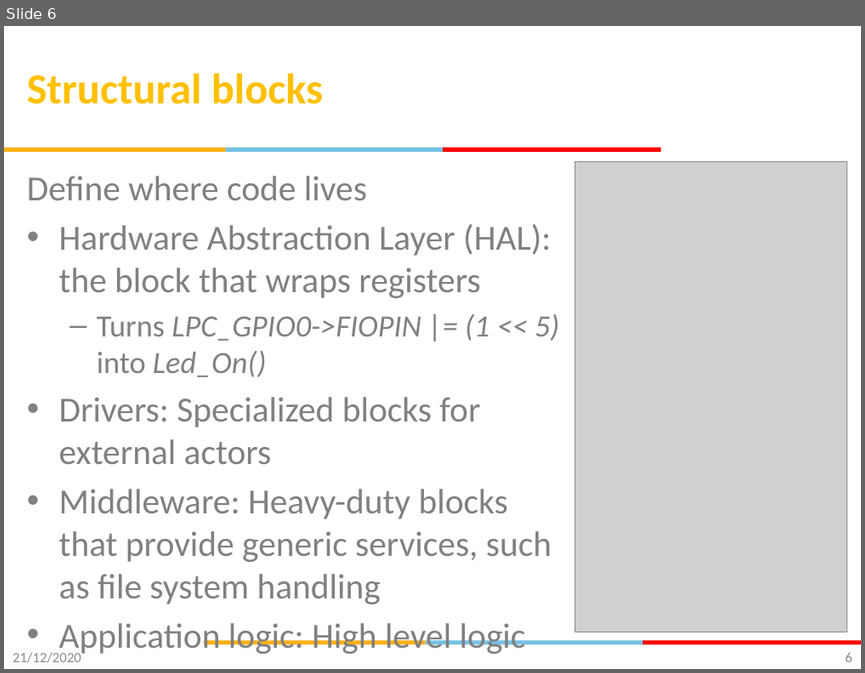
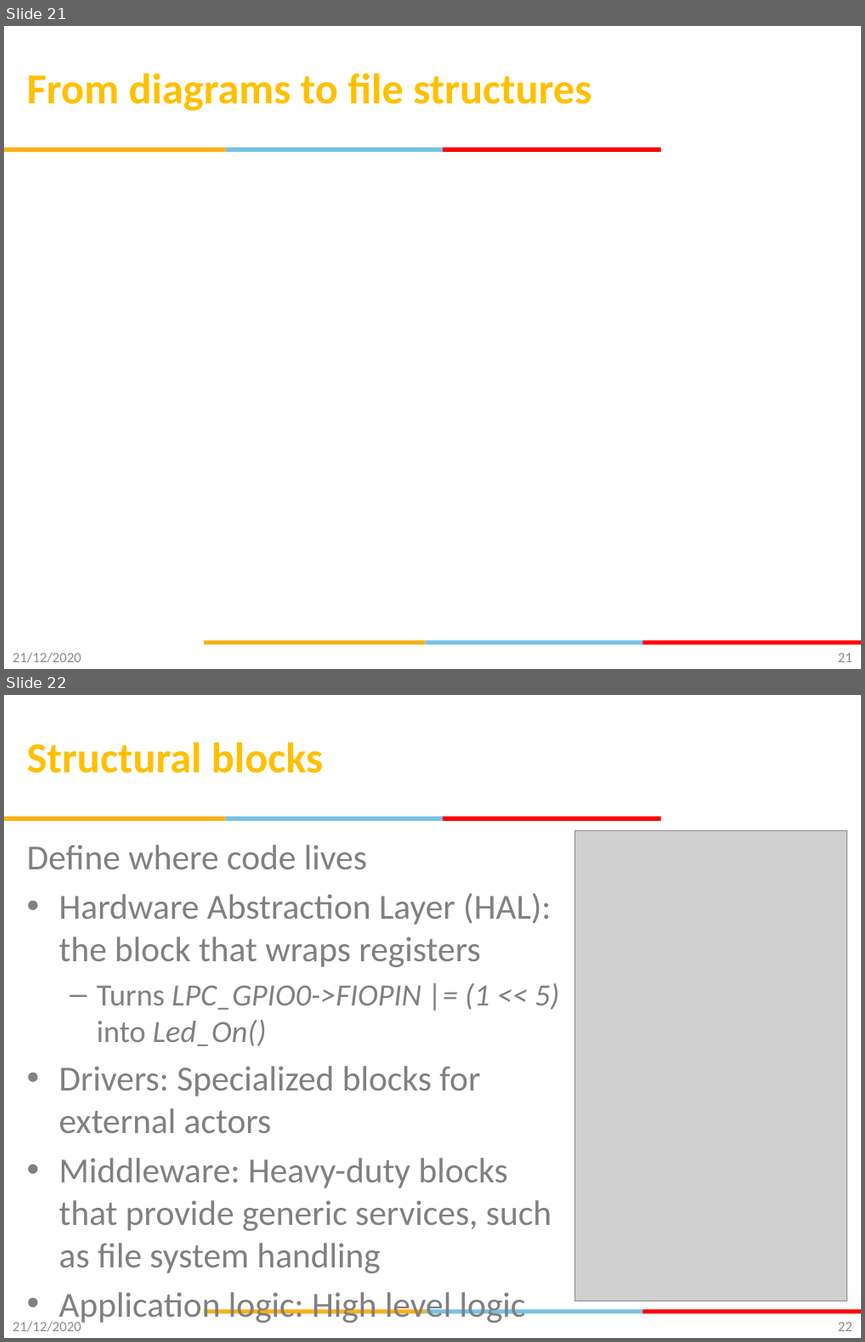
Before and after one commit to gsaurabhr-teaching/csg523-material, a slide deck: Lec-13-16-firmware-architecture.pptx. Shown one above the other, each under a label of ours: slide 6 before the commit, slides 21 and 22 after it. The pictures are 865x673 and 865x1342 pixels, drawn with LibreOffice and Linux fonts; fonts in the diff are those of the drawing; grey boxes stand for pictures; background and template pictures are left out. Boxes give left, top, right and bottom in pixels: in the first picture for what was removed or moved away, otherwise in the second. Text is boxed around its words. In the diff, an @@ line names an element or a change of style, - is before the commit and + after.

```diff
--- a/Lec-13-16-firmware-architecture.pptx
+++ b/Lec-13-16-firmware-architecture.pptx
@@ slide 21 added at (4, 26, 861, 669), background #FFFFFF; not listed: 6 template elements that a slide beside it also shows @@
@@ title added at (27, 73, 591, 111), 36 pt, text #FFC000, bold @@
+From diagrams to file structures
@@ text added at (12, 652, 81, 663), 12 pt, text #8C8C8C @@
+21/12/2020
@@ page number added at (838, 652, 852, 662), 12 pt, text #898989 @@
+21
@@ what was slide 6 is now slide 22 @@
@@ page number at (838, 1321, 852, 1331): text changed @@
-6
+22
```
Also in this commit, not shown: 17 other slides added, 2 slides removed.
